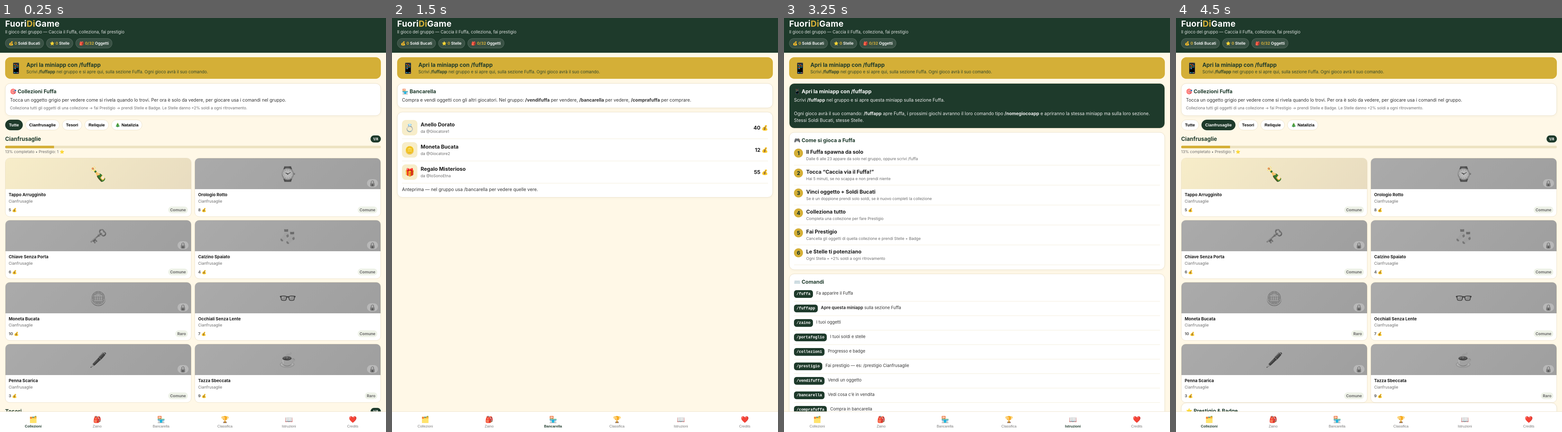
Above: before the commit, frames 1-4 (left to right).
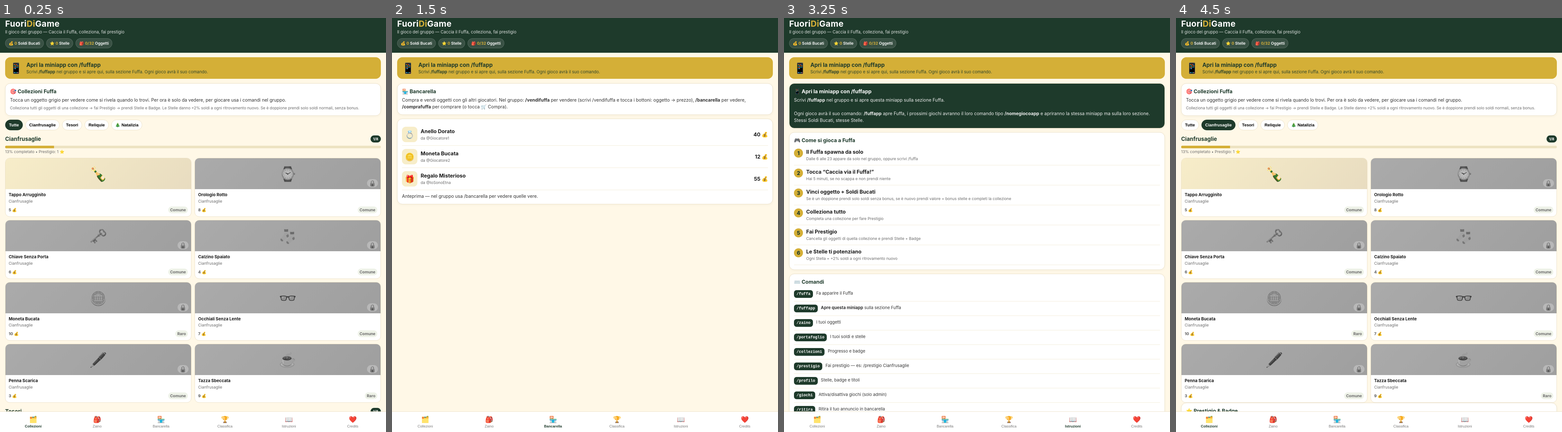
Above: after the commit, the same moments.

Repository: fuoridichat2025-rgb/fuoridigame-miniapp
Game: browser game, page index.html
Same seed, same stepped clock (60 frames per second), same inputs: the game is played once before the commit and once after it.
Inputs:
- Up to frame 1 (0.25 s): no input
- Up to frame 2 (1.5 s): click "🏪 Bancarella" at 1.27 s
- Up to frame 3 (3.25 s): click "🏆 Classifica" at 1.87 s; click "🎒 Zaino" at 2.47 s; click "📖 Istruzioni" at 3.07 s
- Up to frame 4 (4.5 s): click "🗂️ Collezioni" at 3.67 s; click "Cianfrusaglie" at 4.27 s

The runs differ from the first frame. In frame 1, less than 0.1% of the frame differs, in the area x 63-93%, y 21-23%; in frame 2, 4.8%, in the area x 1-99%, y 19-45%; in frame 3, 0.5%; in frame 4, less than 0.1%.

Commit message:
Update index.html

Diff:
--- a/index.html
+++ b/index.html
@@ -116,7 +116,7 @@
 
 <!-- COLLEZIONI -->
 <div id="sec-collezioni" class="section active">
-<div class="card"><h3>🎯 Collezioni Fuffa</h3><p>Tocca un ogg …(257 unchanged characters)… elle danno +2% soldi a ogni ritrovamento.</div></div>
+<div class="card"><h3>🎯 Collezioni Fuffa</h3><p>Tocca un ogg …(257 unchanged characters)… elle danno +2% soldi a ogni ritrovamento nuovo. Se è doppione prendi solo soldi normali, senza bonus.</div></div>
 <div class="filters" id="filters">
 <button class="filter active" data-f="all">Tutte</button>
 <button class="filter" data-f="Cianfrusaglie">Cianfrusaglie</button>
@@ -145,7 +145,7 @@
 
 <!-- BANCARELLA -->
 <div id="sec-bancarella" class="section">
-<div class="card"><h3>🏪 Bancarella</h3><p>Compra e vendi oggetti con gli altri giocatori. Nel gruppo: <b>/vendifuffa</b> per vendere, <b>/bancarella</b> per vedere, <b>/comprafuffa</b> per comprare.</p></div>
+<div class="card"><h3>🏪 Bancarella</h3><p>Compra e vendi oggetti con gli altri giocatori. Nel gruppo: <b>/vendifuffa</b> per vendere (scrivi /vendifuffa e tocca i bottoni: oggetto → prezzo), <b>/bancarella</b> per vedere, <b>/comprafuffa</b> per comprare (o tocca 🛒 Compra).</p></div>
 <div class="card" id="bancarellaList"></div>
 </div>
 
@@ -161,10 +161,10 @@
 <div class="card"><h3>🎮 Come si gioca a Fuffa</h3>
 <div class="steps"><div class="step"><div class="step-num">1</div><div><b>Il Fuffa spawna da solo</b><br><span class="small">Dalle 6 alle 23 appare da solo nel gruppo, oppure scrivi /fuffa</span></div></div>
 <div class="step"><div class="step-num">2</div><div><b>Tocca “Caccia via il Fuffa!”</b><br><span class="small">Hai 5 minuti, se no scappa e non prendi niente</span></div></div>
-<div class="step"><div class="step-num">3</div><div><b>Vinci oggetto + Soldi Bucati</b><br><span class="small">Se è un doppione prendi solo soldi, se è nuovo completi la collezione</span></div></div>
+<div class="step"><div class="step-num">3</div><div><b>Vinci oggetto + Soldi Bucati</b><br><span class="small">Se è un doppione prendi solo soldi senza bonus, se è nuovo prendi valore + bonus stelle e completi la collezione</span></div></div>
 <div class="step"><div class="step-num">4</div><div><b>Colleziona tutto</b><br><span class="small">Completa una collezione per fare Prestigio</span></div></div>
 <div class="step"><div class="step-num">5</div><div><b>Fai Prestigio</b><br><span class="small">Cancella gli oggetti di quella collezione e prendi Stelle + Badge</span></div></div>
-<div class="step"><div class="step-num">6</div><div><b>Le Stelle ti potenziano</b><br><span class="small">Ogni Stella = +2% soldi a ogni ritrovamento</span></div></div>
+<div class="step"><div class="step-num">6</div><div><b>Le Stelle ti potenziano</b><br><span class="small">Ogni Stella = +2% soldi a ogni ritrovamento nuovo</span></div></div>
 </div></div>
 <div class="card"><h3>⌨️ Comandi</h3>
 <div class="cmd"><code>/fuffa</code><p>Fa apparire il Fuffa</p></div>
@@ -173,9 +173,12 @@
 <div class="cmd"><code>/portafoglio</code><p>I tuoi soldi e stelle</p></div>
 <div class="cmd"><code>/collezioni</code><p>Progresso e badge</p></div>
 <div class="cmd"><code>/prestigio</code><p>Fai prestigio — es: /prestigio Cianfrusaglie</p></div>
-<div class="cmd"><code>/vendifuffa</code><p>Vendi un oggetto</p></div>
+<div class="cmd"><code>/profilo</code><p>Stelle, badge e titoli</p></div>
+<div class="cmd"><code>/giochi</code><p>Attiva/disattiva giochi (solo admin)</p></div>
+<div class="cmd"><code>/ritira</code><p>Ritira il tuo annuncio in bancarella</p></div>
+<div class="cmd"><code>/vendifuffa</code><p>Vendi un oggetto — scrivi /vendifuffa e tocca i bottoni (oggetto → prezzo)</p></div>
 <div class="cmd"><code>/bancarella</code><p>Vedi cosa c'è in vendita</p></div>
-<div class="cmd"><code>/comprafuffa</code><p>Compra in bancarella</p></div>
+<div class="cmd"><code>/comprafuffa</code><p>Compra in bancarella — o tocca 🛒 Compra in /bancarella</p></div>
 <div class="cmd"><code>/topfuffa</code><p>Classifica</p></div>
 </div>
 <div class="card"><h3>📚 Le 4 Collezioni</h3><table class="table"><tr><th>Collezione</th><th>Stelle per Prestigio</th></ …(200 unchanged characters)…
